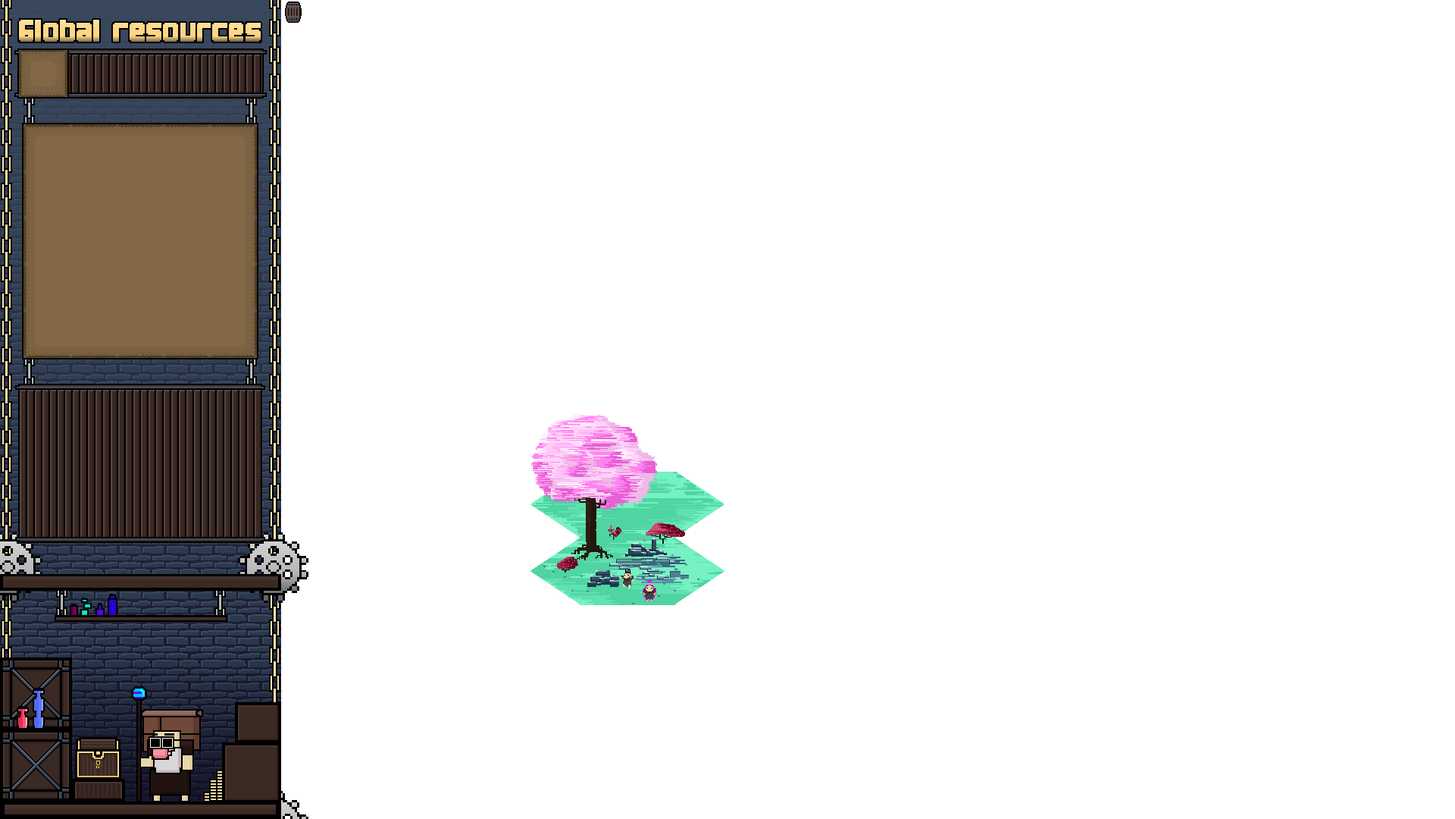
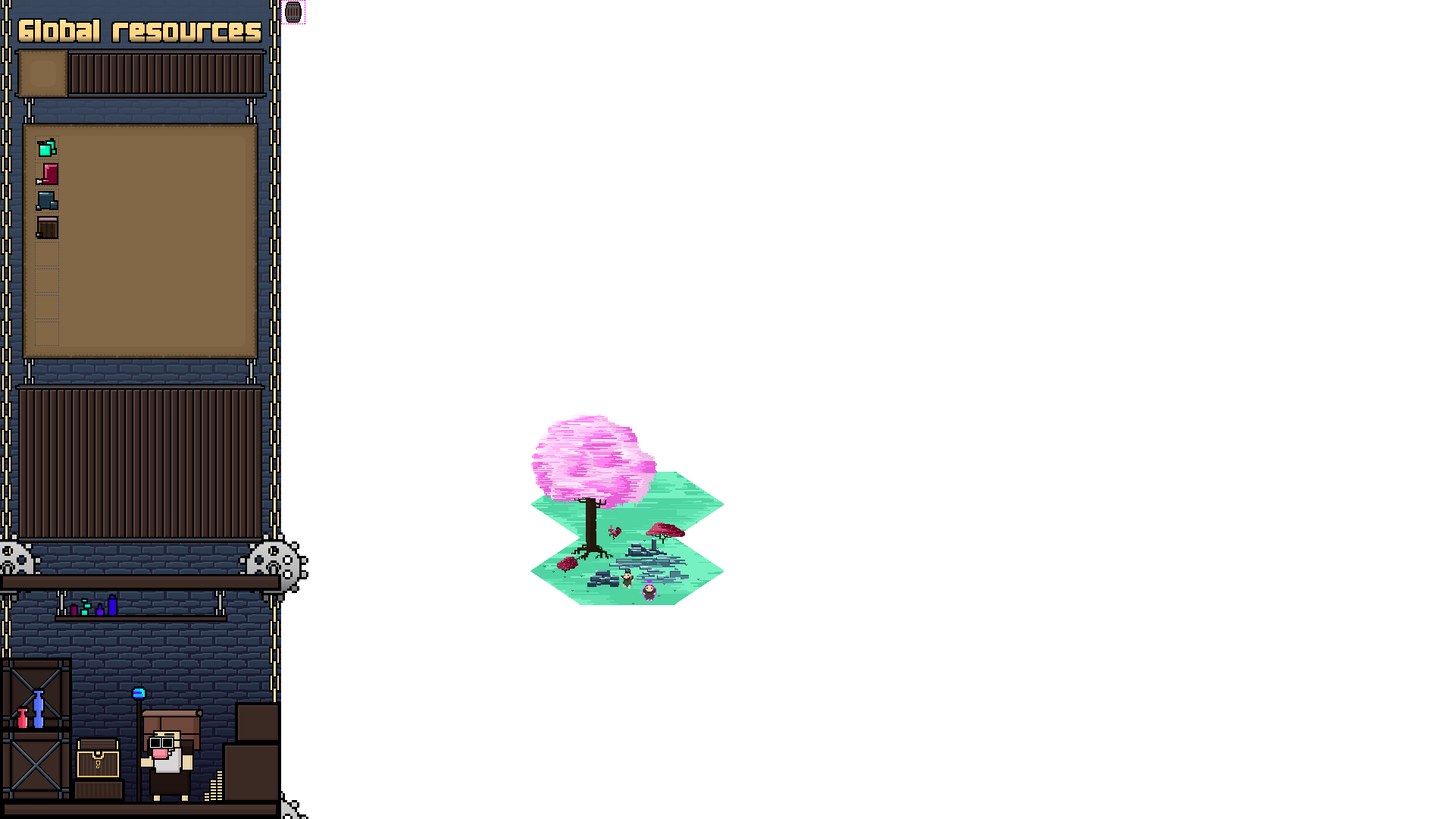
Layer changes from the first 1455px x 819px image to the second:
showed group "icone" (5 layers) over [34, 0, 306, 346]
renamed "Calque 68(collé)" to "zone_icone_global_resources", moved it into group "interface_menu_resources" over [281, 0, 306, 25]
moved "style_cave" above "bois_texture", painted on it over [0, 0, 306, 727]
